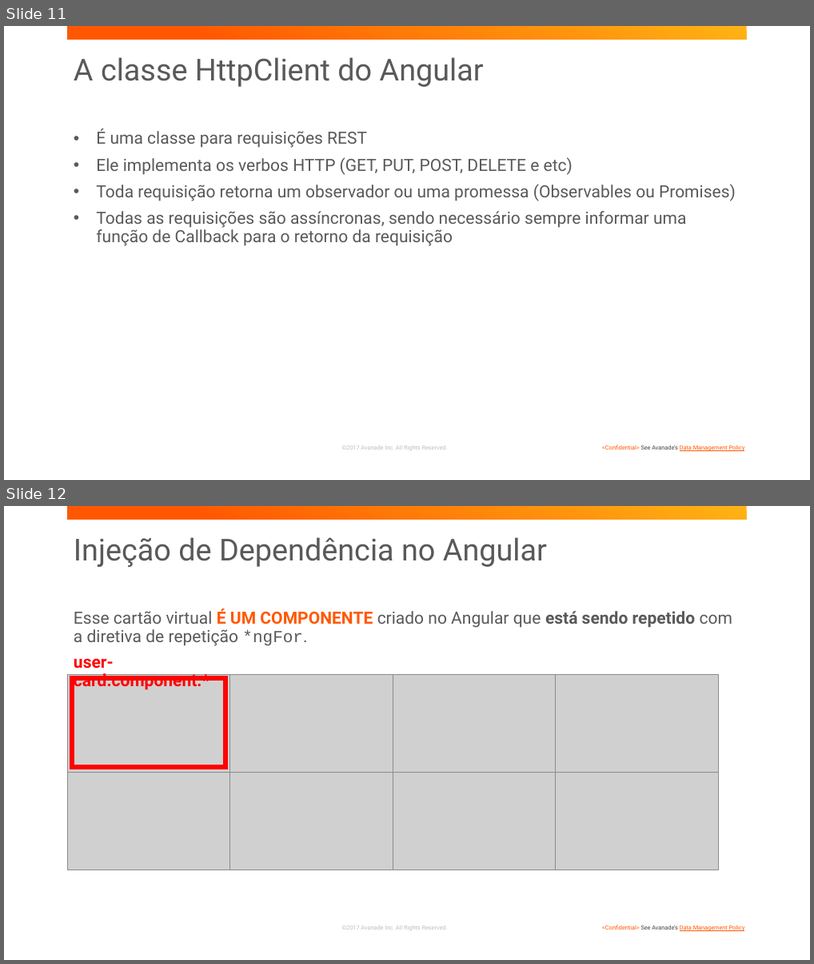
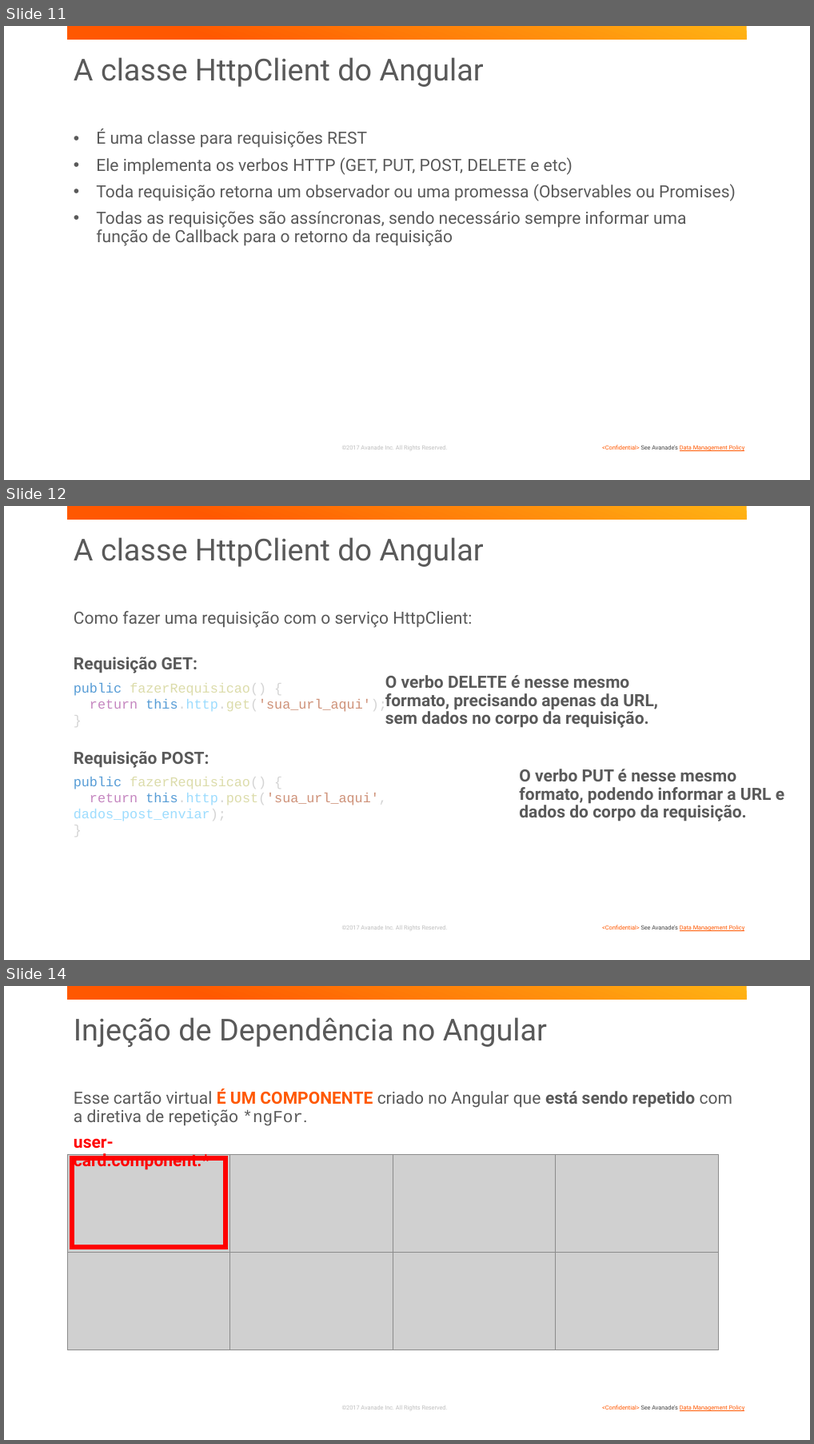
Before and after one commit to BootCampAvanSanAnder/BootCampSantander, a slide deck: presentations/anatomia-avancada/input-output.pptx. Shown one above the other, each under a label of ours: slides 11 and 12 before the commit, slides 11, 12 and 14 after it; the slides between them are not shown. The pictures are 814x964 and 814x1444 pixels, drawn with LibreOffice and Linux fonts; fonts in the diff are those of the drawing; grey boxes stand for pictures; background and template pictures are left out. Boxes give left, top, right and bottom in pixels: in the first picture for what was removed or moved away, otherwise in the second. Text is boxed around its words. In the diff, an @@ line names an element or a change of style, - is before the commit and + after.

```diff
--- a/presentations/anatomia-avancada/input-output.pptx
+++ b/presentations/anatomia-avancada/input-output.pptx
@@ slide 12 added at box(4, 506, 810, 960), background #FFFFFF; not listed: 3 template elements that a slide beside it also shows @@
@@ title added at box(74, 537, 484, 567), 36 pt, text #595959 @@
+A classe HttpClient do Angular
@@ text added at box(74, 611, 472, 628), 20 pt, text #595959 @@
+Como fazer uma requisição com o serviço HttpClient:
@@ text added at box(74, 656, 198, 673), 20 pt, text #595959, bold @@
+Requisição GET:
@@ text added at box(74, 683, 387, 712), 16 pt, text #DCDCAA @@
+public fazerRequisicao() {
+return this.http.get('sua_url_aqui');
+}
@@ text added at box(386, 675, 658, 728), 20 pt, text #595959, bold @@
+O verbo DELETE é nesse mesmo formato, precisando apenas da URL, sem dados no corpo da requisição.
@@ text added at box(74, 751, 210, 768), 20 pt, text #595959, bold @@
+Requisição POST:
@@ text added at box(519, 768, 785, 821), 20 pt, text #595959, bold @@
+O verbo PUT é nesse mesmo formato, podendo informar a URL e dados do corpo da requisição.
@@ text added at box(74, 776, 387, 821), 16 pt, text #9CDCFE @@
+public fazerRequisicao() {
+return this.http.post('sua_url_aqui', dados_post_enviar);
+}
@@ what was slide 12 is now slide 14 @@
```
Also in this commit, not shown: 1 other slide added.
